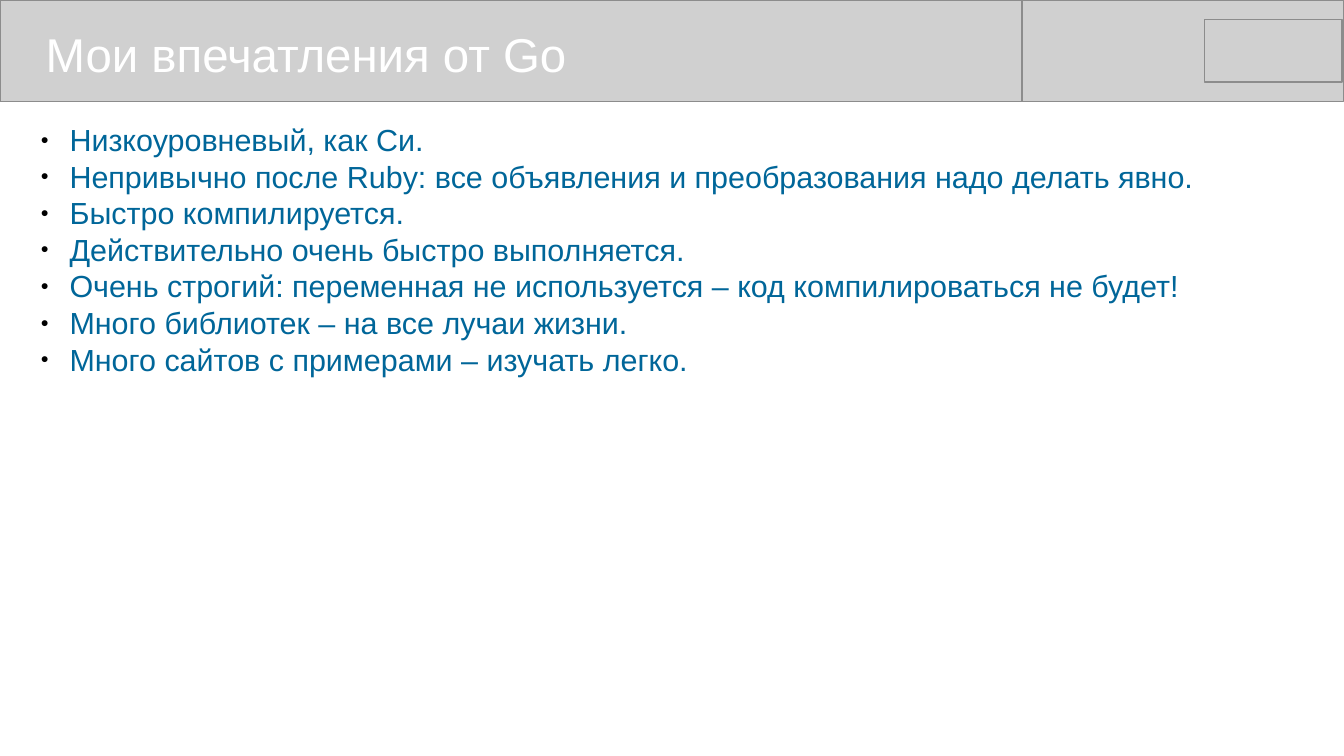
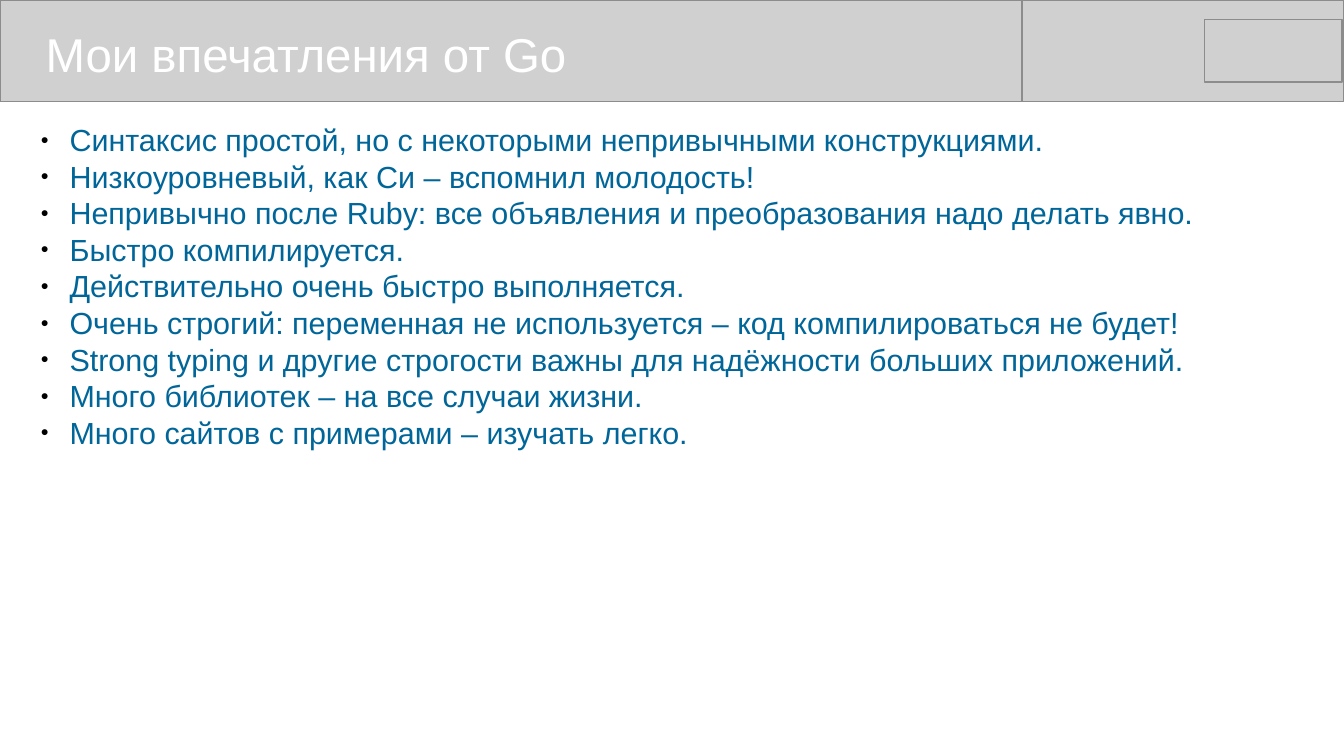
Before and after one commit to mike-shock/Go_language, a slide deck: slide 26 of Go_Intro.odp (slide 24 before the commit). Drawn at 1344x756 pixels with LibreOffice and Linux fonts; fonts in the diff are those of the drawing; grey boxes stand for pictures. Boxes give left, top, right and bottom in pixels: in the first picture for what was removed or moved away, otherwise in the second. Text is boxed around its words. In the diff, an @@ line names an element or a change of style, - is before the commit and + after.

```diff
--- a/Go_Intro.odp
+++ b/Go_Intro.odp
@@ text at bbox=[70, 128, 1043, 194]: text changed @@
-● Низкоуровневый, как Си.
+● Синтаксис простой, но с некоторыми непривычными конструкциями.
+● Низкоуровневый, как Си – вспомнил молодость!
@@ text at bbox=[70, 348, 1184, 413]: text changed @@
-● Много библиотек – на все лучаи жизни.
+● Strong typing и другие строгости важны для надёжности больших приложений.
+● Много библиотек – на все случаи жизни.
```
Also in this commit, not shown: 11 other slides changed, 4 slides added, 1 slide removed.
